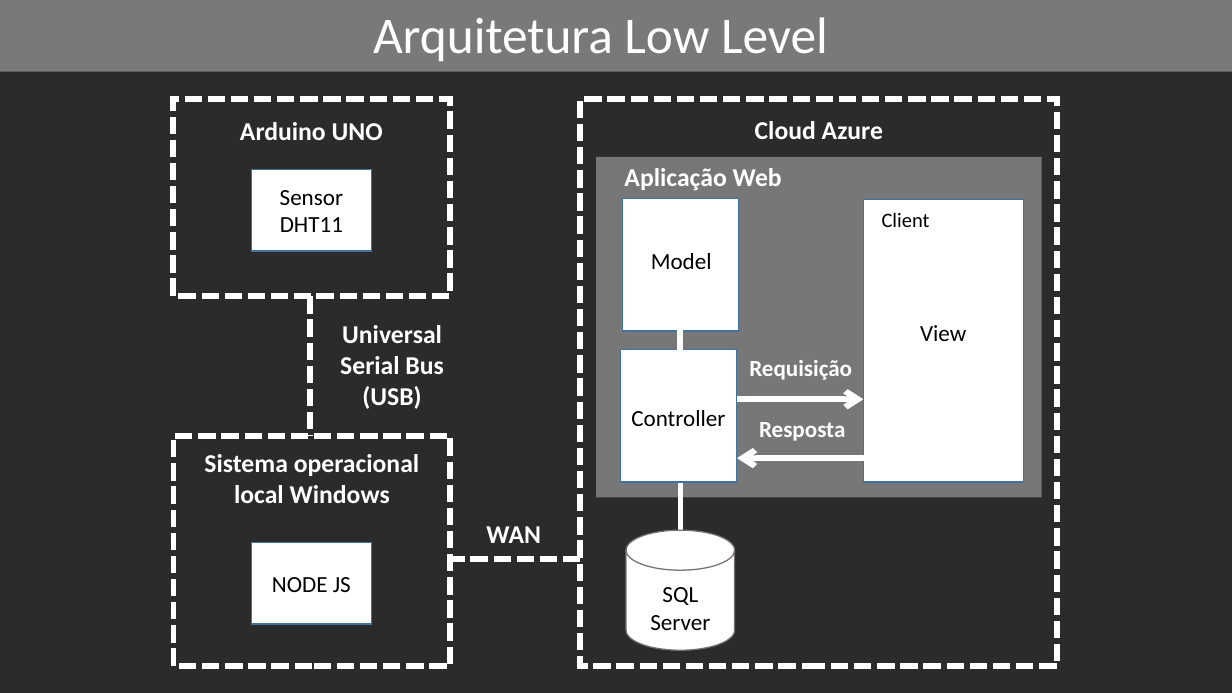
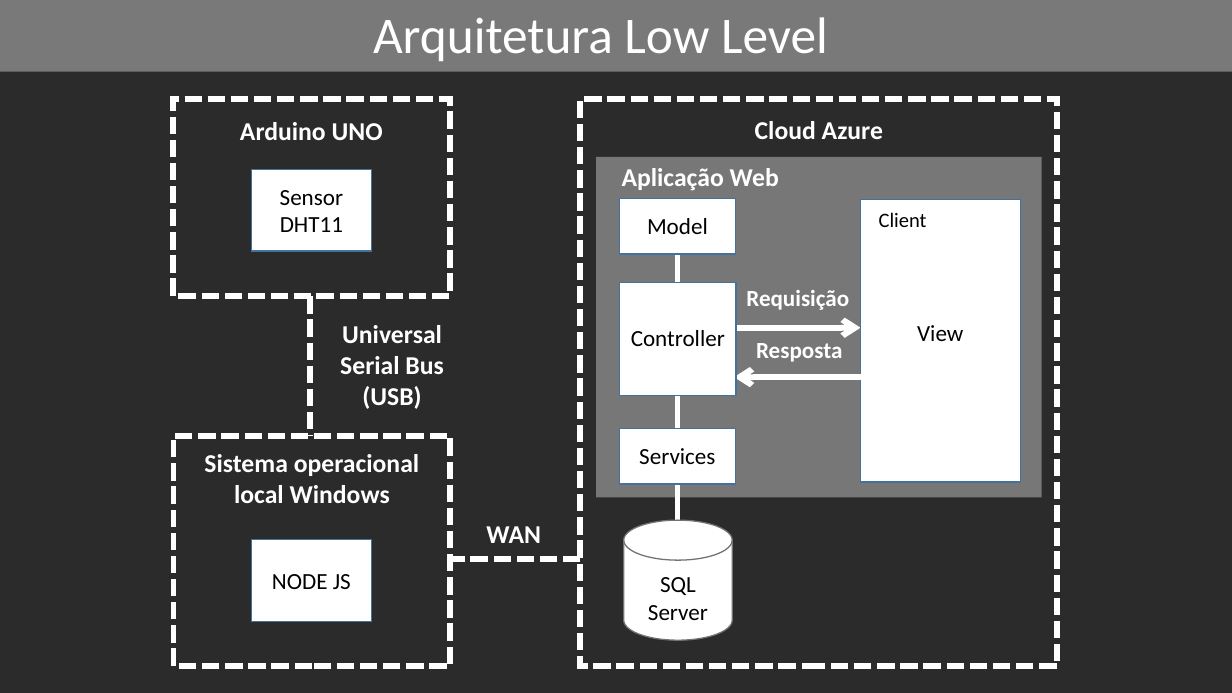
Before and after one commit to YudiG12/grupo-bandtec, a slide deck: slide 3 of Professor Alex Barreira/Arquitetura HL e LV incubadora.pptx. Drawn at 1232x693 pixels with LibreOffice and Linux fonts; fonts in the diff are those of the drawing; background and template pictures are left out; a plain dark background stands for a picture behind light text. Boxes give left, top, right and bottom in pixels: in the first picture for what was removed or moved away, otherwise in the second. Text is boxed around its words. In the diff, an @@ line names an element or a change of style, - is before the commit and + after.

Commit message:
arq ll e hl atualizados

```diff
--- a/Professor Alex Barreira/Arquitetura HL e LV incubadora.pptx
+++ b/Professor Alex Barreira/Arquitetura HL e LV incubadora.pptx
@@ text "Model": place and size @@
-text "Model" at [651, 253, 712, 269]
+text "Model" at [647, 218, 708, 234]
@@ rectangle: place and size @@
-rectangle at [622, 199, 738, 331]
+rectangle at [619, 199, 736, 254]
@@ rectangle: place and size @@
-rectangle at [864, 200, 1024, 482]
+rectangle at [860, 200, 1020, 482]
@@ line moved from (680, 374) - (680, 305) to (677, 323) - (677, 254) @@
@@ rectangle added at [620, 283, 737, 396], fill #FFFFFF, outline #43739E 1 pt @@
@@ text "Requisição": place and size @@
-text "Requisição" at [749, 360, 852, 380]
+text "Requisição" at [746, 290, 849, 310]
@@ text "Controller": place and size @@
-text "Controller" at [631, 410, 725, 426]
+text "Controller" at [631, 330, 725, 346]
@@ arrow moved from (719, 399) - (864, 399) to (716, 328) - (860, 328) @@
@@ text "Resposta": place and size @@
-text "Resposta" at [759, 422, 845, 441]
+text "Resposta" at [756, 343, 842, 362]
@@ line moved from (680, 549) - (680, 479) to (677, 434) - (677, 365) @@
@@ arrow moved from (738, 458) - (864, 458) to (734, 377) - (861, 377) @@
@@ rectangle: place and size @@
-rectangle at [620, 350, 737, 482]
+rectangle at [619, 429, 736, 484]
@@ text added at [639, 448, 715, 464], 18 pt, text #000000 @@
+Services
@@ line added from (677, 532) to (677, 463), #FFFFFF 4.5 pt @@
@@ cylinder: place and size @@
-cylinder at [627, 531, 735, 651]
+cylinder at [624, 520, 732, 640]
@@ text "SQL Server": place and size @@
-text "SQL Server" at [650, 587, 710, 630]
+text "SQL Server" at [648, 577, 708, 620]
```
